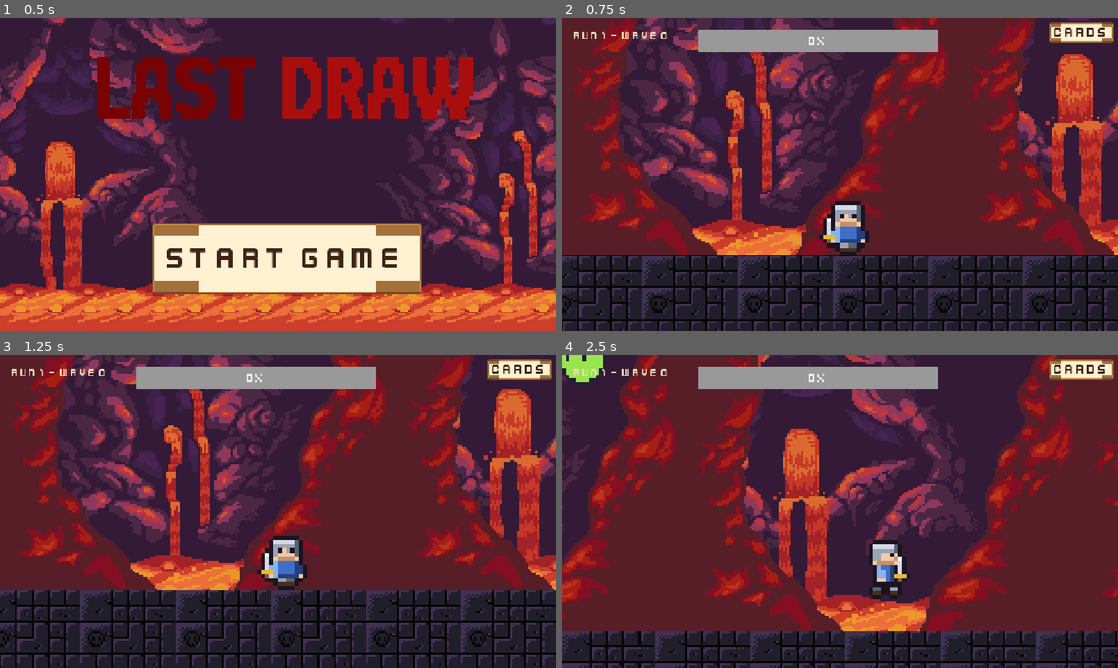
Above: before the commit, frames 1-4 (two rows, left to right).
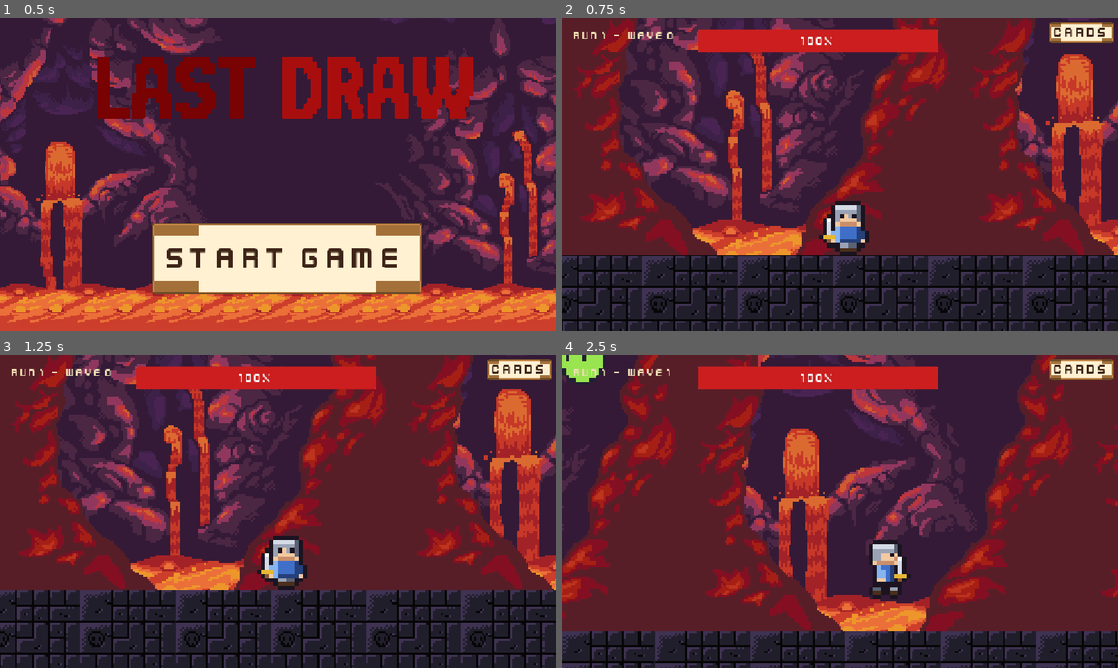
Above: after the commit, the same moments.

Repository: BillNyeFan123-creator/rebound
Game: Godot game, scene res://start_screen.tscn
Same seed, same stepped clock (60 frames per second), same inputs: the game is played once before the commit and once after it.
Inputs (mouse positions are in pixels of both pictures, inside the frame that each line leads up to):
- Up to frame 1 (0.5 s): no input
- Up to frame 2 (0.75 s): click "Start Game" at 0.5 s
- Up to frame 3 (1.25 s): no input
- Up to frame 4 (2.5 s): move the mouse to (962, 495) at 1.27 s; hold D (move_right) from 1.28 s (still down); tap X (attack) at 1.35 s; tap W (jump) at 1.52, 2.27 s; move the mouse to (728, 527) at 2.02 s; tap Shift (dash) at 2.1 s

Frame 1 is identical in both runs. In frame 2, 3.4% of the frame differs, in the area x 8-68%, y 3-12%; in frame 3, 3.4%; in frame 4, 3.4%.
Error before the commit: Parse Error: Identifier "player" not declared in the current scope. (res://scripts/HealthBarManager.gd:24)

Commit message:
Fix HUD setup order: defer player/wave connections until tree populated

Diff:
--- a/scripts/HealthBarManager.gd
+++ b/scripts/HealthBarManager.gd
@@ -2,28 +2,29 @@
 
 @onready var health_bar: ProgressBar = $HealthBar
 
+
 func _ready() -> void:
+	# The Player and WaveManager enter the tree after this HUD, so set up
+	# connections on the next frame.
+	_setup.call_deferred()
+
+
+func _setup() -> void:
 	var player = get_tree().get_first_node_in_group("player")
 	if player == null:
 		push_error("HealthHUD could not find a node in the 'player' group")
 		return
+	health_bar.max_value = player.max_health
+	health_bar.value = player.health
+	if not player.health_changed.is_connected(_on_health_changed):
+		player.health_changed.connect(_on_health_changed)
+
 	# Run/wave readout; the WaveManager emits wave changes.
 	var waves = get_tree().get_first_node_in_group("wave_manager")
 	if waves and waves.has_signal("wave_started"):
-		waves.wave_started.connect(_on_wave_started)
-	# Defer in case the HUD ready-order runs before the WaveManager registers.
-	_connect_waves.call_deferred()
+		if not waves.wave_started.is_connected(_on_wave_started):
+			waves.wave_started.connect(_on_wave_started)
 	_update_run_label(0)
-
-
-func _connect_waves() -> void:
-	var waves = get_tree().get_first_node_in_group("wave_manager")
-	if waves and waves.has_signal("wave_started") and not waves.wave_started.is_connected(_on_wave_started):
-		waves.wave_started.connect(_on_wave_started)
-
-	health_bar.max_value = player.max_health
-	health_bar.value = player.health
-	player.health_changed.connect(_on_health_changed)
 
 
 func _on_health_changed(current: int, maximum: int) -> void:
